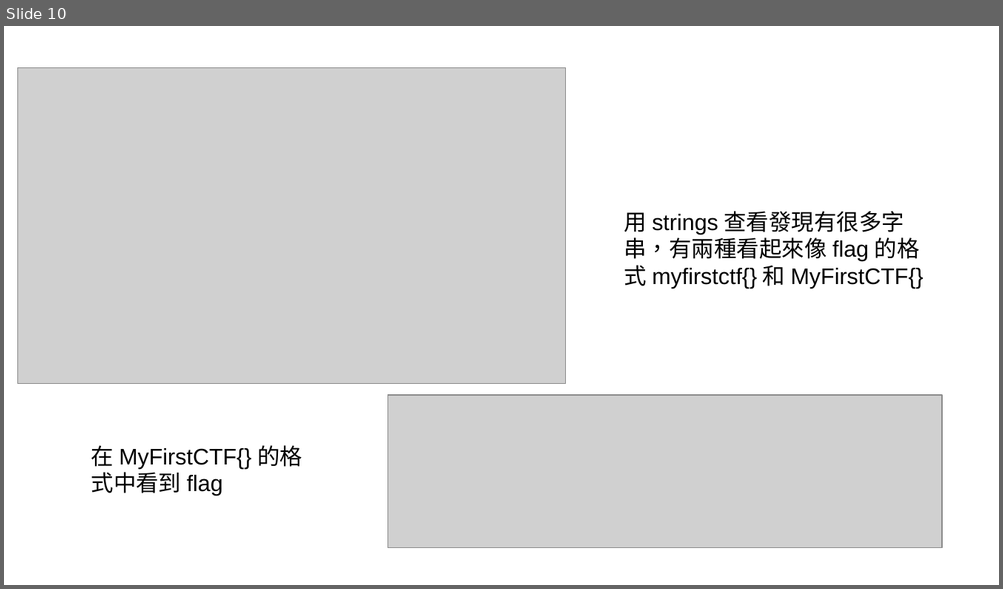
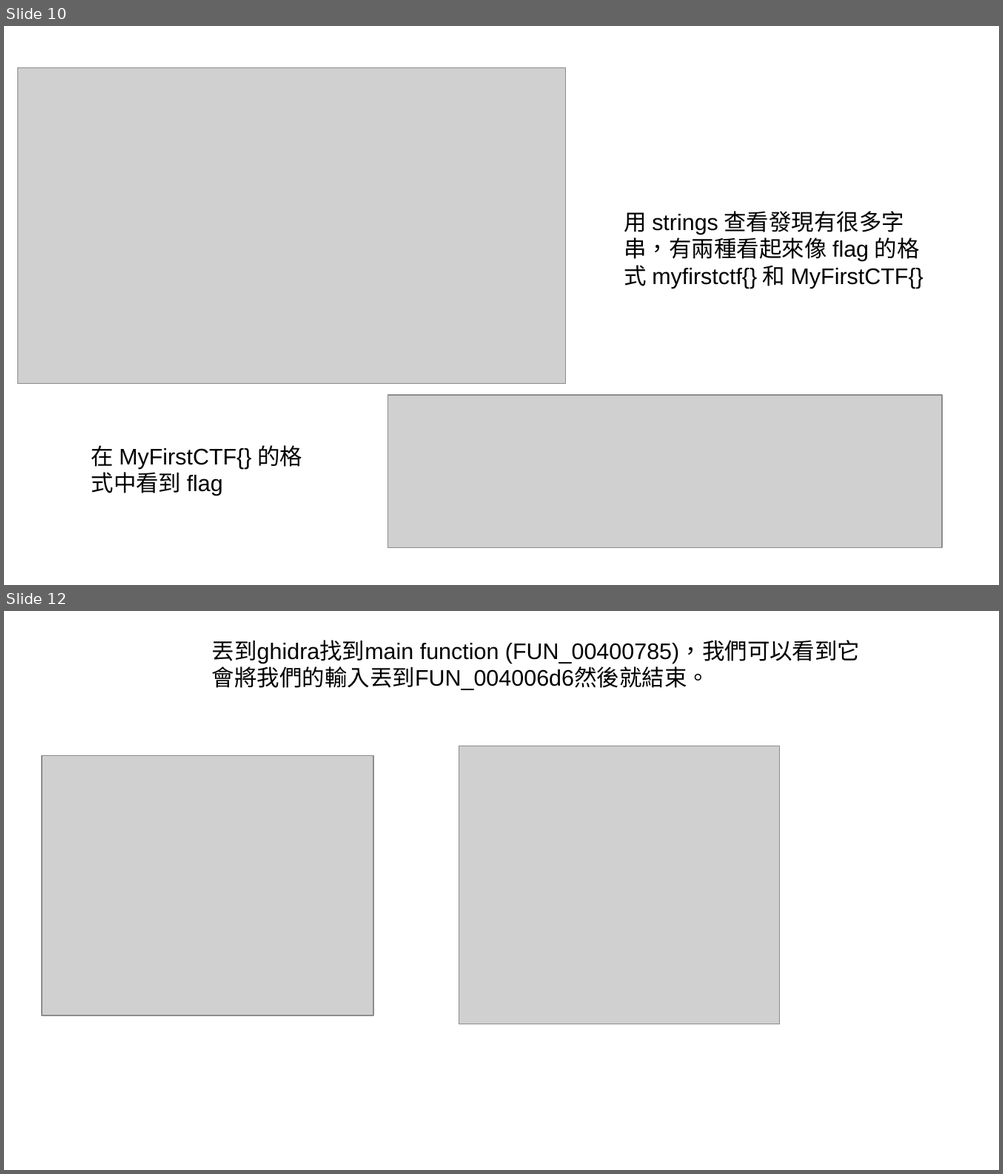
Before and after one commit to gardra/atdf, a slide deck: Lab2/writeup.odp. Shown one above the other, each under a label of ours: slide 10 before the commit, slides 10 and 12 after it; the slides between them are not shown. The pictures are 1003x589 and 1003x1174 pixels, drawn with LibreOffice and Linux fonts; fonts in the diff are those of the drawing; grey boxes stand for pictures. Boxes give left, top, right and bottom in pixels: in the first picture for what was removed or moved away, otherwise in the second. Text is boxed around its words. In the diff, an @@ line names an element or a change of style, - is before the commit and + after.

```diff
--- a/Lab2/writeup.odp
+++ b/Lab2/writeup.odp
@@ slide 12 added at (4, 611, 999, 1170), background #FFFFFF @@
@@ text added at (212, 640, 859, 690), 18 pt, text #000000 @@
+丟到ghidra找到main function (FUN_00400785)，我們可以看到它會將我們的輸入丟到FUN_004006d6然後就結束。
@@ picture added at (42, 755, 374, 1017) @@
@@ picture added at (459, 746, 780, 1025) @@
```
Also in this commit, not shown: 4 other slides added, 4 other files.
